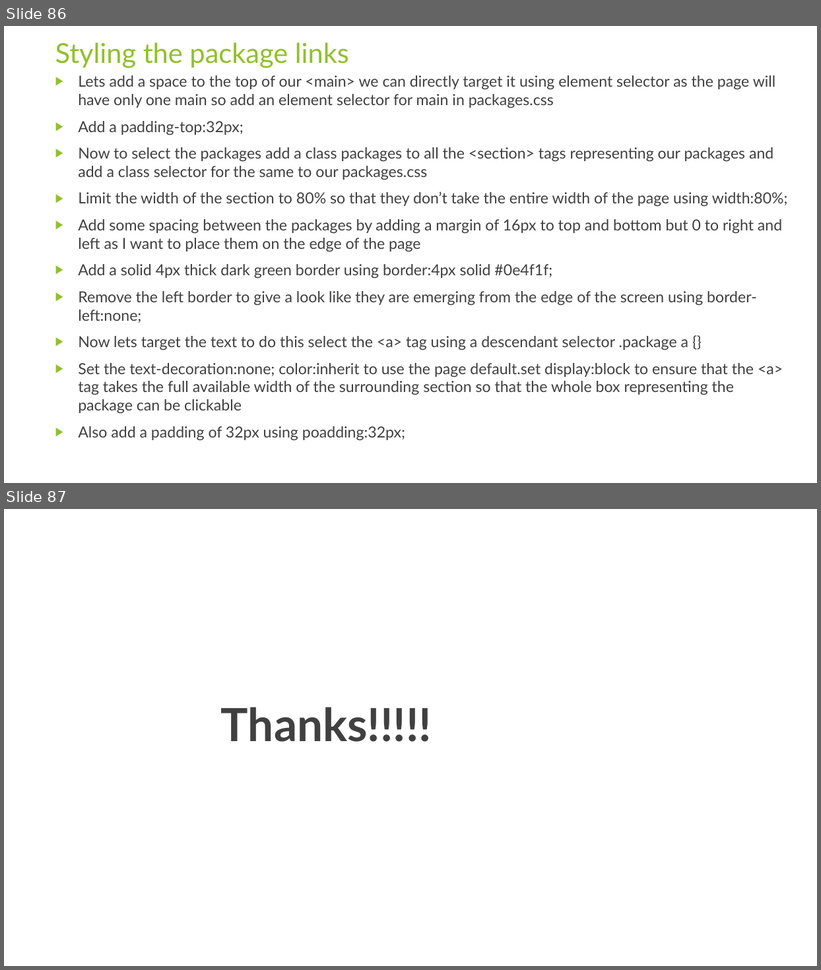
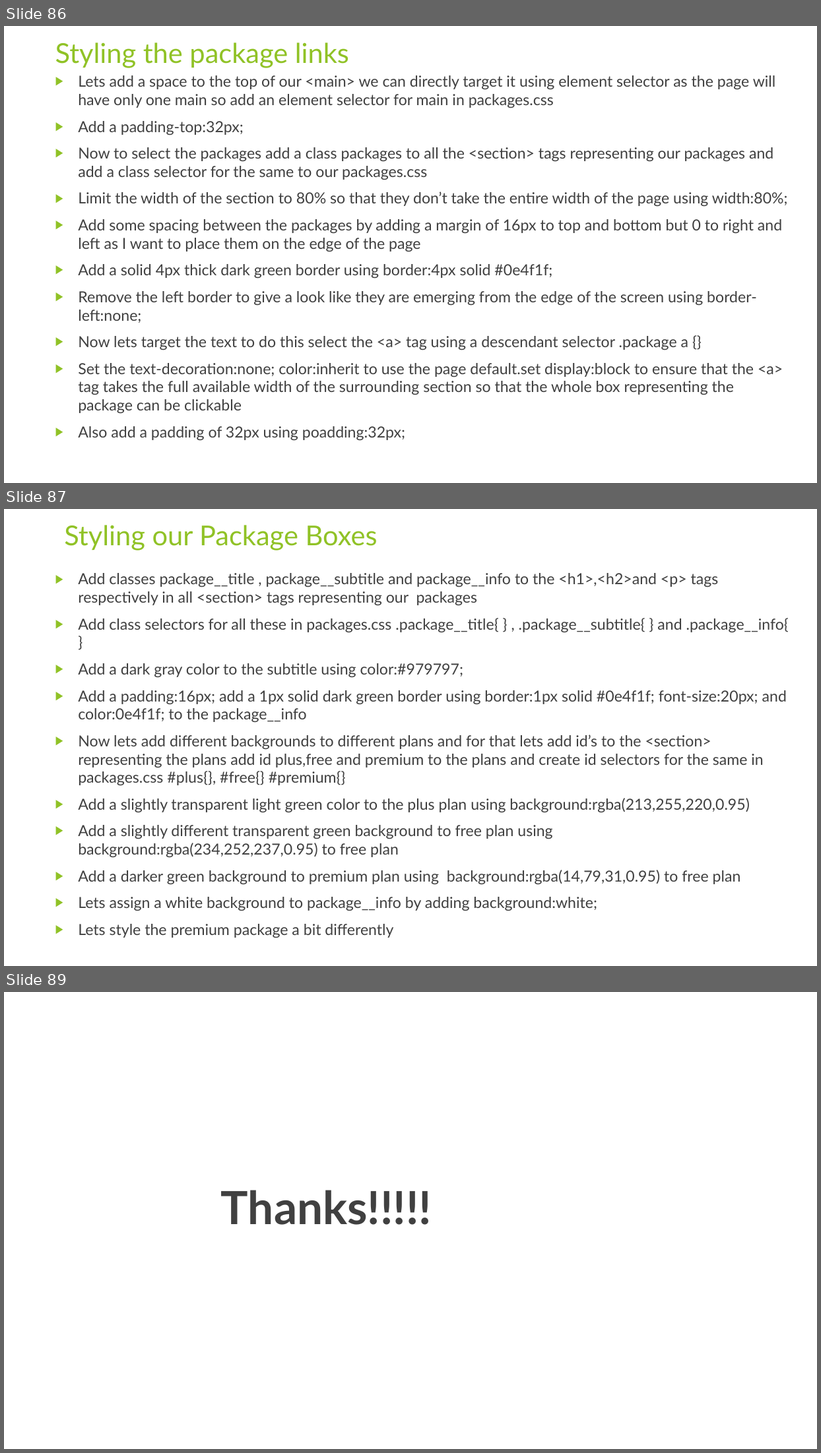
Before and after one commit to rudhrainfogain/CSS, a slide deck: PPT/Css-v5.pptx. Shown one above the other, each under a label of ours: slides 86 and 87 before the commit, slides 86, 87 and 89 after it; the slides between them are not shown. The pictures are 821x970 and 821x1453 pixels, drawn with LibreOffice and Linux fonts; fonts in the diff are those of the drawing. Boxes give left, top, right and bottom in pixels: in the first picture for what was removed or moved away, otherwise in the second. Text is boxed around its words. In the diff, an @@ line names an element or a change of style, - is before the commit and + after.

Commit message:
StylingPackageBoxes

```diff
--- a/PPT/Css-v5.pptx
+++ b/PPT/Css-v5.pptx
@@ slide 87 added at box(4, 509, 817, 966), background #FFFFFF @@
@@ title added at box(64, 525, 378, 551), 32.4 pt, text #90C226 @@
+Styling our Package Boxes
@@ text added at box(78, 573, 789, 938), 18 pt, text #404040 @@
+▶ Add classes package__title , package__subtitle and package__info to the <h1>,<h2>and <p> tags respectively in all <section> tags representing our packages
+▶ Add class selectors for all these in packages.css .package__title{ } , .package__subtitle{ } and .package__info{ }
+▶ Add a dark gray color to the subtitle using color:#979797;
+▶ Add a padding:16px; add a 1px solid dark green border using border:1px solid #0e4f1f; font-size:20px; and color:0e4f1f; to the package__info
+▶ Now lets add different backgrounds to different plans and for that lets add id’s to the <section> representing the plans add id plus,free and premium to the plans and create id selectors for the same in packages.css #plus{}, #free{} #premium{}
+▶ Add a slightly transparent light green color to the plus plan using background:rgba(213,255,220,0.95)
+▶ Add a slightly different transparent green background to free plan using background:rgba(234,252,237,0.95) to free plan
+▶ Add a darker green background to premium plan using background:rgba(14,79,31,0.95) to free plan
+▶ Lets assign a white background to package__info by adding background:white;
+▶ Lets style the premium package a bit differently
@@ what was slide 87 is now slide 89 @@
```
Also in this commit, not shown: 1 other slide added, 2 other files.
